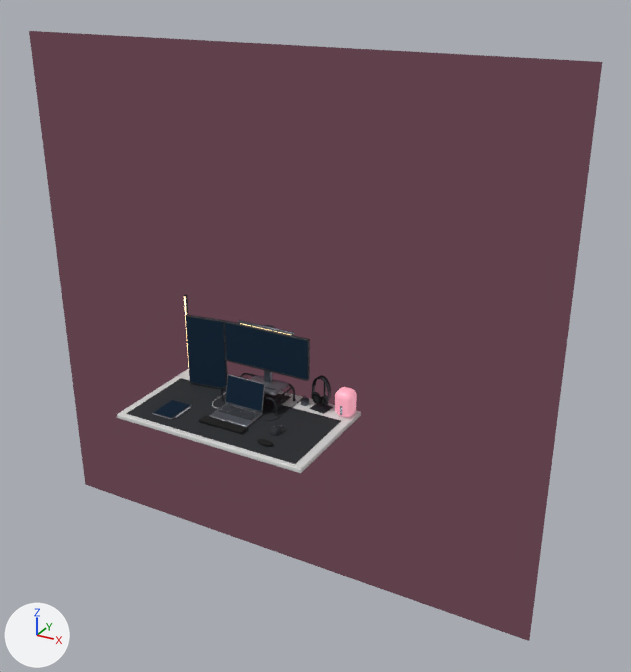
One commit to the Blender file assets/desk/onur-desk.blend: the scene before it, then after it.
Rendered twice from a 50 mm lens placed at (3.11, -4.5, 2.99), pointed at (0.44, 0.36, 0.56). The lights are fixed; the arrows at lower left show +X, +Y and +Z. The older version comes first.

Names of what the first picture shows: 'Backdrop wall', 'Desk extended rear margin', 'Desk mat', 'MacBook screen', 'Portrait screen', 'Ultrawide screen' and 29 more.
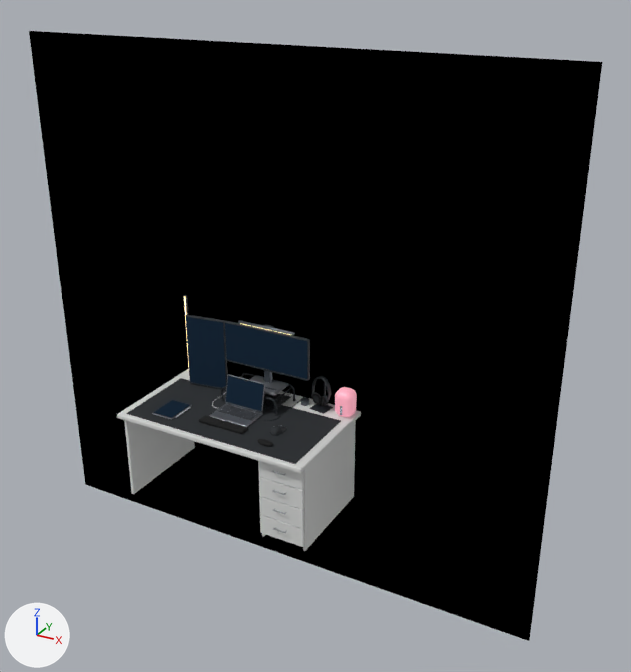
Not visible in the pictures: 'Cabinet side panel'.

Boxes [x1, y1, x2, y2] around the edits, measured in the pictures (631 x 672 px):
'Backdrop wall', recoloured (brown to black)
    both: [29, 31, 602, 641]
'Cabinet side panel.001', added
    after: [303, 421, 356, 551]
'Left white slab support', added
    after: [124, 420, 195, 494]
'Drawer front 2', added
    after: [259, 477, 304, 510]
'Drawer front 3', added
    after: [259, 496, 304, 529]
'Drawer front 4', added
    after: [260, 515, 304, 547]
'Drawer front 1', added
    after: [258, 461, 304, 490]

Diff of the bpy script that builds the scene:
```diff
--- a/assets/desk/onur-desk.blend.py
+++ b/assets/desk/onur-desk.blend.py
@@ me_plane_009 @@
 me_plane_009.from_pydata(...)  # 4 vertices, 1 face; spans x -0.5..0.5, y -0.5..0.5, z 0.0
-me_plane_009.materials.append(mat_flat_rose_backdrop)  # brown #5f404b
+me_plane_009.materials.append(mat_flat_black_backdrop)  # black #000000
@@ ob_drawer_front_4 @@
+ob_drawer_front_4 = bpy.data.objects.new('Drawer front 4', me_cube_024_1)  # 56 vertices, 54 faces; spans x -0.197..0.197, y -0.009..0.009, z -0.073..0.073; in mat_warm_white_laminate (light grey #dddedd)
+ob_drawer_front_4.parent = ob_support_drawer_4
+ob_drawer_front_4.location = (0.0, 0.0, 0.0)
@@ ob_support_drawer_4 @@
+ob_support_drawer_4 = bpy.data.objects.new('Support drawer 4', None)
+ob_support_drawer_4.location = (0.563, -0.336, -0.573)
+ob_support_drawer_4.scale = (0.85, 1.0, 1.0)
@@ ob_drawer_front_3 @@
+ob_drawer_front_3 = bpy.data.objects.new('Drawer front 3', me_cube_019_1)  # 56 vertices, 54 faces; spans x -0.197..0.197, y -0.009..0.009, z -0.073..0.073; in mat_warm_white_laminate (light grey #dddedd)
+ob_drawer_front_3.parent = ob_support_drawer_3
+ob_drawer_front_3.location = (0.0, 0.0, 0.0)
@@ ob_support_drawer_3 @@
+ob_support_drawer_3 = bpy.data.objects.new('Support drawer 3', None)
+ob_support_drawer_3.location = (0.563, -0.336, -0.423)
+ob_support_drawer_3.scale = (0.85, 1.0, 1.0)
@@ ob_drawer_front_2 @@
+ob_drawer_front_2 = bpy.data.objects.new('Drawer front 2', me_cube_019_1.copy())
+ob_drawer_front_2.parent = ob_support_drawer_2
+ob_drawer_front_2.location = (0.0, 0.0, 0.0)
@@ ob_support_drawer_2 @@
+ob_support_drawer_2 = bpy.data.objects.new('Support drawer 2', None)
+ob_support_drawer_2.location = (0.563, -0.336, -0.273)
+ob_support_drawer_2.scale = (0.85, 1.0, 1.0)
@@ ob_drawer_front_1 @@
+ob_drawer_front_1 = bpy.data.objects.new('Drawer front 1', me_cube_024_1.copy())
+ob_drawer_front_1.parent = ob_support_drawer_1
+ob_drawer_front_1.location = (0.0, 0.0, 0.0)
@@ ob_support_drawer_1 @@
+ob_support_drawer_1 = bpy.data.objects.new('Support drawer 1', None)
+ob_support_drawer_1.location = (0.563, -0.336, -0.123)
+ob_support_drawer_1.scale = (0.85, 1.0, 1.0)
@@ ob_cabinet_side_panel_001 @@
+ob_cabinet_side_panel_001 = bpy.data.objects.new('Cabinet side panel.001', me_cube_004_1)  # 56 vertices, 54 faces; spans x -0.009..0.009, y -0.368..0.368, z -0.328..0.328; in mat_warm_white_laminate (light grey #dddedd)
+ob_cabinet_side_panel_001.location = (0.725, 0.047, -0.364)
+ob_cabinet_side_panel_001.scale = (0.85, 1.0, 1.0)
@@ ob_cabinet_side_panel @@
+ob_cabinet_side_panel = bpy.data.objects.new('Cabinet side panel', me_cube_004_1.copy())
+ob_cabinet_side_panel.location = (0.401, 0.047, -0.364)
+ob_cabinet_side_panel.scale = (0.85, 1.0, 1.0)
@@ ob_left_white_slab_support @@
+ob_left_white_slab_support = bpy.data.objects.new('Left white slab support', me_cube_002_1)  # 56 vertices, 54 faces; spans x -0.012..0.012, y -0.38..0.38, z -0.328..0.328; in mat_warm_white_laminate (light grey #dddedd)
+ob_left_white_slab_support.location = (-0.721, 0.035, -0.364)
```
